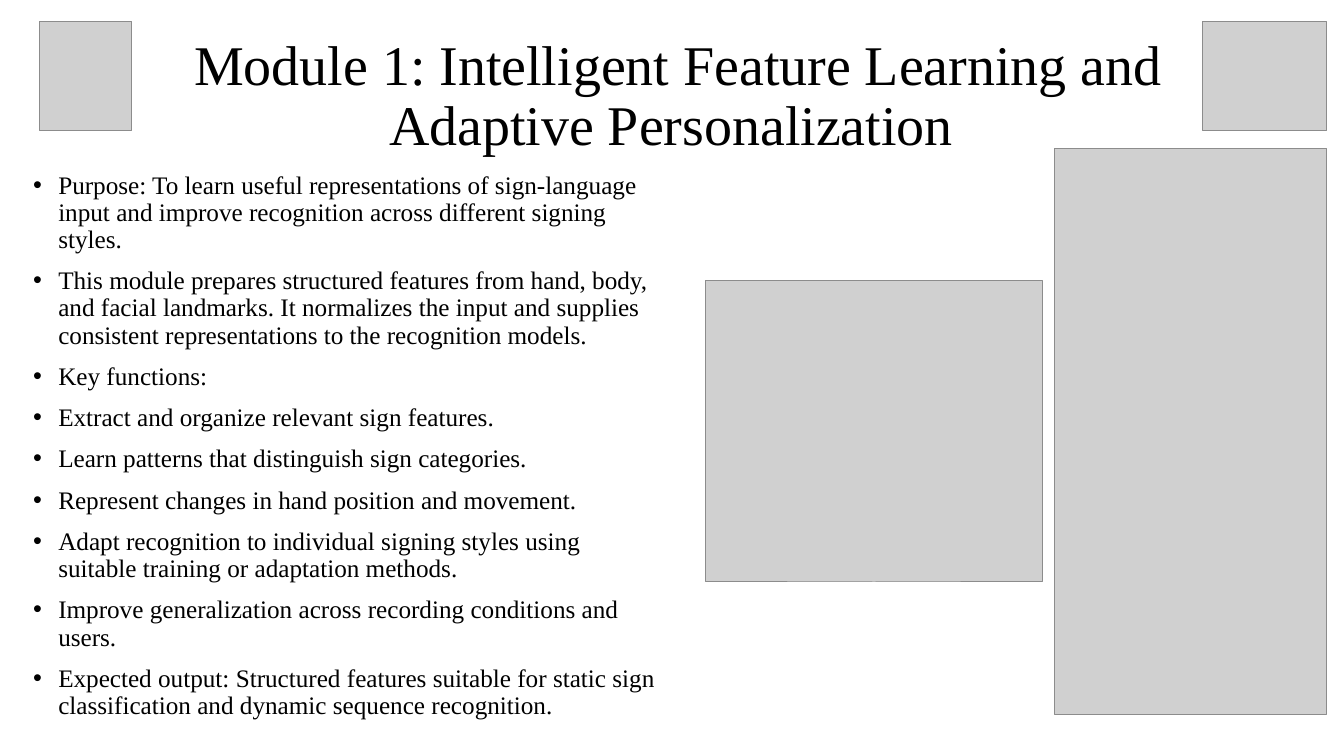
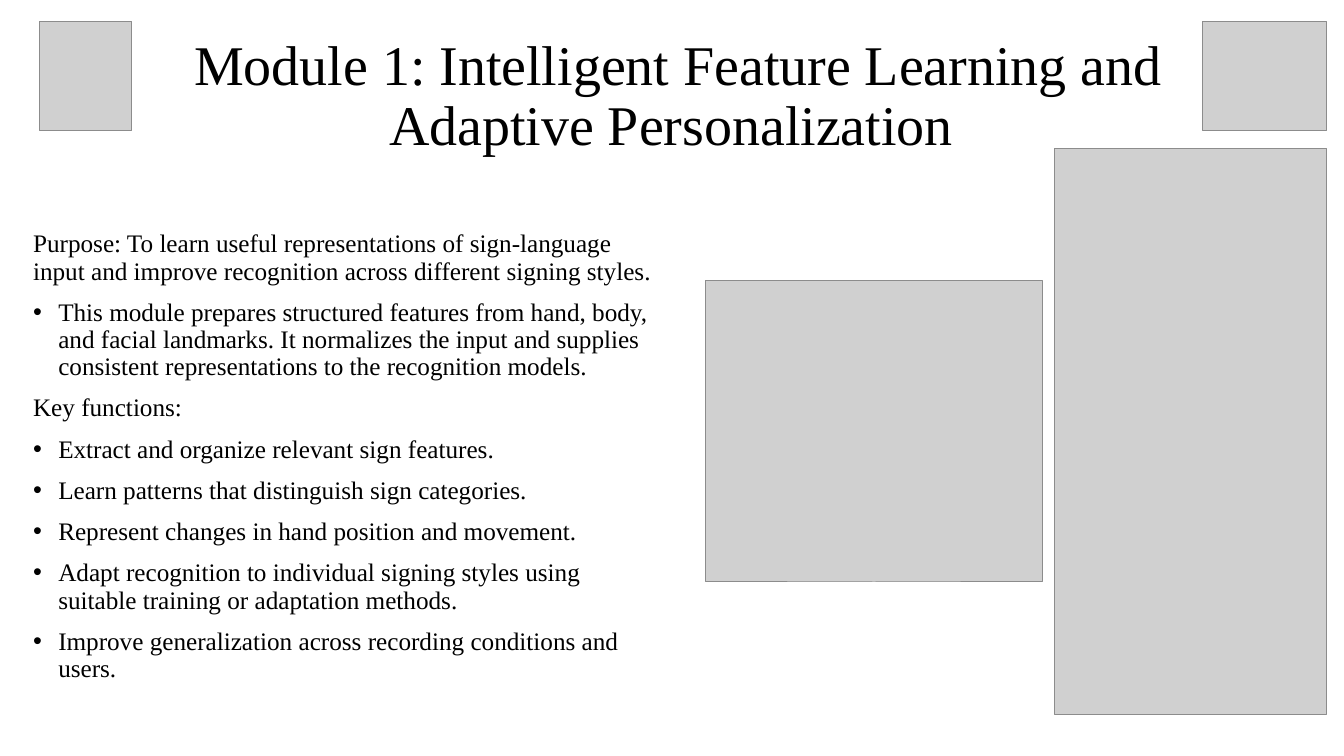
Before and after one commit to bolapradeepkumar25-ops/CAS1707-Al, a slide deck: slide 8 of Capstone/GestureTalk AI.pptx. Drawn at 1344x756 pixels with LibreOffice and Linux fonts; fonts in the diff are those of the drawing; grey boxes stand for pictures. Boxes give left, top, right and bottom in pixels: in the first picture for what was removed or moved away, otherwise in the second. Text is boxed around its words. In the diff, an @@ line names an element or a change of style, - is before the commit and + after.

```diff
--- a/Capstone/GestureTalk AI.pptx
+++ b/Capstone/GestureTalk AI.pptx
@@ text "Purpose: To learn useful representations ...": place and size @@
-text "Purpose: To learn useful representations ..." at [58, 176, 654, 720]
+text "Purpose: To learn useful representations ..." at [33, 234, 651, 678]
@@ text at [33, 234, 651, 422]: bullet • to none @@
@@ text at [58, 669, 654, 720]: paragraph removed @@
-• Expected output: Structured features suitable for static sign classification and dynamic sequence recognition.
```
Also in this commit, not shown: 6 other slides changed, 4 slides added.
